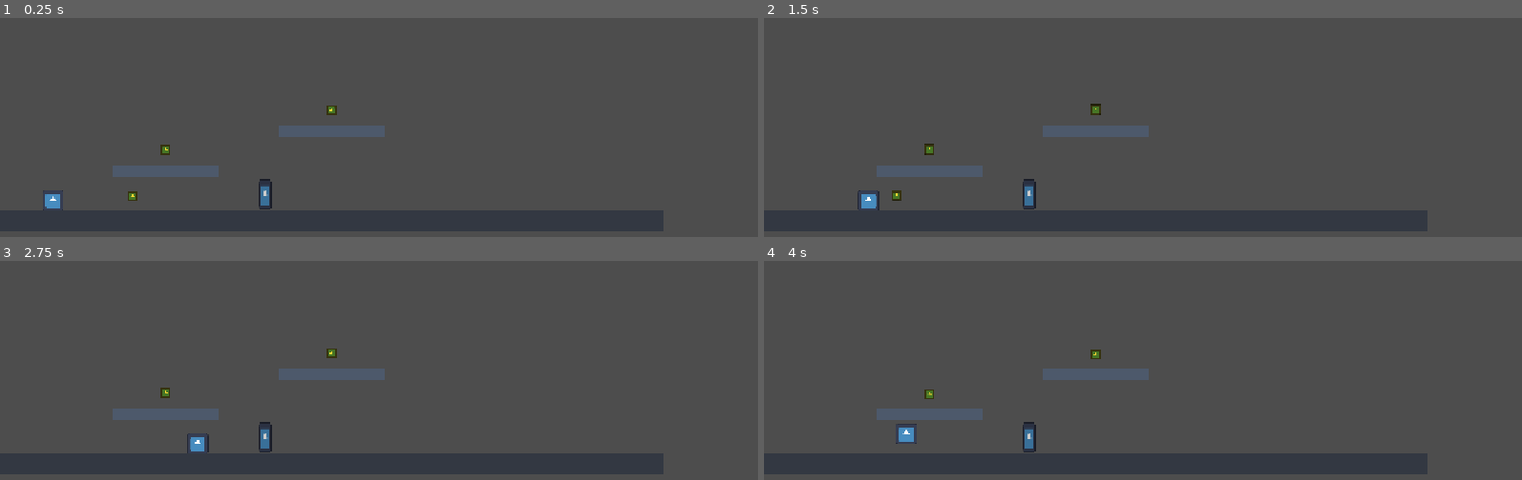
Above: before the commit, frames 1-4 (two rows, left to right).
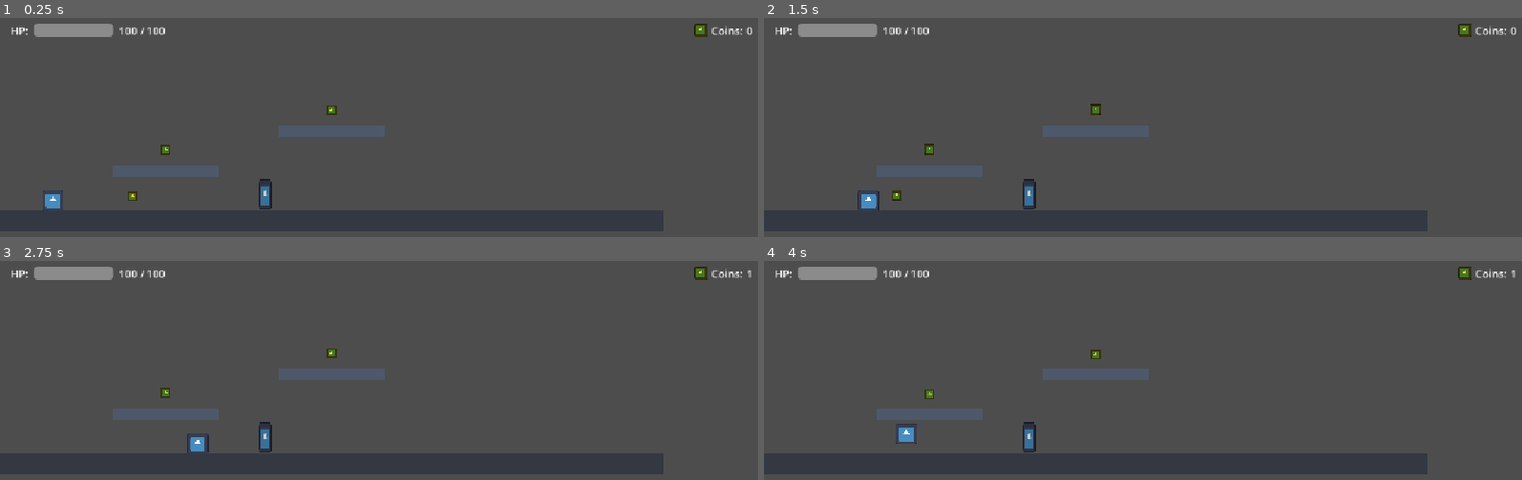
Above: after the commit, the same moments.

Repository: lennonalberto/game-core
Game: Godot game, scene res://scenes/levels/platformer_demo/platformer_demo.tscn
The game is run twice, just before and just after one commit, with the same random seed, the same clock (stepped at 60 frames per second) and the same inputs. The engine's default icon, where the game draws it, is replaced by a stand-in: a white triangle on a blue panel in a dark square.
Inputs (mouse positions are in pixels of both pictures, inside the frame that each line leads up to):
- Up to frame 1 (0.25 s): no input
- Up to frame 2 (1.5 s): tap Enter at 0.5 s; move the mouse to (1317, 204) at 0.52 s; hold D (move_right) 0.53-1.25 s; hold Shift 0.53-1.25 s; click (1317, 204) at 0.67 s; tap Space (jump) at 0.77 s; drag from (outside the picture) to (870, 164) at 1.27 s
- Up to frame 3 (2.75 s): tap Space (jump) at 2 s; move the mouse to (454, 374) at 2.02 s; hold D (move_right) from 2.03 s (still down); tap Ctrl at 2.1 s; click (454, 374) at 2.17 s
- Up to frame 4 (4 s): release D (move_right) at 2.75 s; drag from (outside the picture) to (930, 394) at 2.77 s; tap Enter at 3.5 s; move the mouse to (outside the picture) at 3.52 s; hold A (move_left) from 3.53 s (still down); tap H at 3.6 s; click (outside the picture) at 3.67 s; tap Space (jump) at 3.77 s

The runs differ from the first frame. In frame 1, 1.0% of the frame differs, in the area x 1-100%, y 2-9%; in frame 2, 1.0%; in frame 3, 1.0%; in frame 4, 1.0%.

Commit message:
feat(ui): implement reactive HUD overlay and EventBus integration
- Add `HUD` CanvasLayer scene and script (`scenes/ui/hud/`) subscribing reactively to `EventBus` signals for player health, coin accumulation, score, and checkpoint announcements without direct entity coupling.
- Emit `player_health_changed` on player `_ready()` to seed the HUD with starting health upon spawning.
- Instance the `HUD` overlay directly in `platformer_demo.tscn`.
- Add unit test suite in `tests/unit/test_hud.gd` covering initial state, reactive signal updates, level reset, and architectural decoupling.
- Update `PLAN.md` marking Item 8 complete.

Diff:
--- a/scenes/entities/player/player.gd
+++ b/scenes/entities/player/player.gd
@@ -38,6 +38,7 @@
 		hitbox_component.hit_received.connect(take_damage)
 
 	EventBus.player_spawned.emit(self)
+	EventBus.player_health_changed.emit(health, max_health)
 
 
 func _physics_process(delta: float) -> void:
--- a/scenes/levels/platformer_demo/platformer_demo.tscn
+++ b/scenes/levels/platformer_demo/platformer_demo.tscn
@@ -4,6 +4,7 @@
 [ext_resource type="PackedScene" path="res://scenes/entities/player/player.tscn" id="2_player"]
 [ext_resource type="PackedScene" path="res://scenes/entities/pickups/coin.tscn" id="3_coin"]
 [ext_resource type="PackedScene" path="res://scenes/entities/checkpoint/checkpoint.tscn" id="4_cp"]
+[ext_resource type="PackedScene" path="res://scenes/ui/hud/hud.tscn" id="5_hud"]
 
 [sub_resource type="RectangleShape2D" id="RectangleShape2D_floor"]
 size = Vector2(1000, 32)
@@ -82,3 +83,5 @@
 position = Vector2(400, 276)
 checkpoint_id = "cp_demo"
 save_id = "checkpoint_demo"
+
+[node name="HUD" parent="." instance=ExtResource("5_hud")]
--- /dev/null
+++ b/scenes/ui/hud/hud.gd
@@ -0,0 +1,121 @@
+class_name HUD
+extends CanvasLayer
+
+## In-game heads-up display overlay.
+##
+## Architectural Rule: UI is reactive, not authoritative. HUD displays state
+## received via EventBus signals (health, coins, score, checkpoints). It does NOT
+## hold a direct reference to the player, level, or save managers.
+
+@onready var health_bar: ProgressBar = %HealthBar
+@onready var health_label: Label = %HealthLabel
+@onready var coin_label: Label = %CoinLabel
+@onready var score_label: Label = %ScoreLabel
+@onready var checkpoint_banner: Label = %CheckpointBanner
+
+var coins: int = 0
+var score: int = 0
+var current_health: int = 100
+var max_health: int = 100
+
+var _banner_tween: Tween = null
+
+
+func _ready() -> void:
+	_connect_event_bus()
+	_update_health_display()
+	_update_coin_display()
+	_update_score_display()
+	if checkpoint_banner:
+		checkpoint_banner.visible = false
+
+
+func _connect_event_bus() -> void:
+	EventBus.player_health_changed.connect(_on_player_health_changed)
+	EventBus.coin_collected.connect(_on_coin_collected)
+	EventBus.score_changed.connect(_on_score_changed)
+	EventBus.checkpoint_reached.connect(_on_checkpoint_reached)
+	EventBus.level_started.connect(_on_level_started)
+
+
+# --- Event Handlers ---
+
+func _on_player_health_changed(current: int, max_hp: int) -> void:
+	current_health = current
+	max_health = max_hp
+	_update_health_display()
+
+
+func _on_coin_collected(amount: int) -> void:
+	coins += amount
+	_update_coin_display()
+
+
+func _on_score_changed(new_score: int) -> void:
+	score = new_score
+	_update_score_display()
+
+
+func _on_checkpoint_reached(_checkpoint_id: String, _position: Vector2) -> void:
+	_show_checkpoint_banner()
+
+
+func _on_level_started(_level_id: String) -> void:
+	coins = 0
+	score = 0
+	_update_coin_display()
+	_update_score_display()
+
+
+# --- Display Helpers ---
+
+func _update_health_display() -> void:
+	if health_bar:
+		health_bar.max_value = max_health
+		health_bar.value = current_health
+	if health_label:
+		health_label.text = "%d / %d" % [current_health, max_health]
+
+
+func _update_coin_display() -> void:
+	if coin_label:
+		coin_label.text = str(coins)
+
+
+func _update_score_display() -> void:
+	if score_label:
+		score_label.text = str(score)
+
+
+func _show_checkpoint_banner() -> void:
+	if checkpoint_banner == null:
+		return
+
+	if _banner_tween != null and _banner_tween.is_valid():
+		_banner_tween.kill()
+
+	checkpoint_banner.visible = true
+	checkpoint_banner.modulate.a = 1.0
+
+	_banner_tween = create_tween()
+	_banner_tween.tween_interval(1.5)
+	_banner_tween.tween_property(checkpoint_banner, "modulate:a", 0.0, 0.5)
+	_banner_tween.tween_callback(func(): checkpoint_banner.visible = false)
+
+
+# --- Public Query API (for verification and unit tests) ---
+
+func get_displayed_health() -> int:
+	return current_health
+
+
+func get_displayed_max_health() -> int:
+	return max_health
+
+
+func get_displayed_coins() -> int:
+	return coins
+
+
+func get_displayed_score() -> int:
+	return score
--- /dev/null
+++ b/scenes/ui/hud/hud.tscn
@@ -0,0 +1,103 @@
+[gd_scene load_steps=3 format=3]
+
+[ext_resource type="Script" path="res://scenes/ui/hud/hud.gd" id="1_hud"]
+[ext_resource type="Texture2D" path="res://icon.svg" id="2_icon"]
+
+[node name="HUD" type="CanvasLayer"]
+layer = 10
+script = ExtResource("1_hud")
+
+[node name="MarginContainer" type="MarginContainer" parent="."]
+anchors_preset = 15
+anchor_right = 1.0
+anchor_bottom = 1.0
+grow_horizontal = 2
+grow_vertical = 2
+mouse_filter = 2
+theme_override_constants/margin_left = 16
+theme_override_constants/margin_top = 16
+theme_override_constants/margin_right = 16
+theme_override_constants/margin_bottom = 16
+
+[node name="VBoxContainer" type="VBoxContainer" parent="MarginContainer"]
+layout_mode = 2
+mouse_filter = 2
+
+[node name="TopBar" type="HBoxContainer" parent="MarginContainer/VBoxContainer"]
+layout_mode = 2
+mouse_filter = 2
+
+[node name="HealthContainer" type="HBoxContainer" parent="MarginContainer/VBoxContainer/TopBar"]
+layout_mode = 2
+theme_override_constants/separation = 8
+
+[node name="HPTitle" type="Label" parent="MarginContainer/VBoxContainer/TopBar/HealthContainer"]
+layout_mode = 2
+text = "HP:"
+
+[node name="HealthBar" type="ProgressBar" parent="MarginContainer/VBoxContainer/TopBar/HealthContainer"]
+unique_name_in_owner = true
+custom_minimum_size = Vector2(120, 20)
+layout_mode = 2
+size_flags_vertical = 4
+max_value = 100.0
+value = 100.0
+show_percentage = false
+
+[node name="HealthLabel" type="Label" parent="MarginContainer/VBoxContainer/TopBar/HealthContainer"]
+unique_name_in_owner = true
+layout_mode = 2
+text = "100 / 100"
+
+[node name="Spacer" type="Control" parent="MarginContainer/VBoxContainer/TopBar"]
+layout_mode = 2
+size_flags_horizontal = 3
+mouse_filter = 2
+
+[node name="CoinsContainer" type="HBoxContainer" parent="MarginContainer/VBoxContainer/TopBar"]
+layout_mode = 2
+theme_override_constants/separation = 6
+
+[node name="CoinIcon" type="TextureRect" parent="MarginContainer/VBoxContainer/TopBar/CoinsContainer"]
+modulate = Color(1, 0.843137, 0.196078, 1)
+custom_minimum_size = Vector2(20, 20)
+layout_mode = 2
+size_flags_vertical = 4
+texture = ExtResource("2_icon")
+expand_mode = 1
+stretch_mode = 5
+
+[node name="CoinTitle" type="Label" parent="MarginContainer/VBoxContainer/TopBar/CoinsContainer"]
+layout_mode = 2
+text = "Coins:"
+
+[node name="CoinLabel" type="Label" parent="MarginContainer/VBoxContainer/TopBar/CoinsContainer"]
+unique_name_in_owner = true
+layout_mode = 2
+text = "0"
+
+[node name="ScoreContainer" type="HBoxContainer" parent="MarginContainer/VBoxContainer/TopBar"]
+visible = false
+layout_mode = 2
+
+[node name="ScoreTitle" type="Label" parent="MarginContainer/VBoxContainer/TopBar/ScoreContainer"]
+layout_mode = 2
+text = "Score:"
+
+[node name="ScoreLabel" type="Label" parent="MarginContainer/VBoxContainer/TopBar/ScoreContainer"]
+unique_name_in_owner = true
+layout_mode = 2
+text = "0"
+
+[node name="CenterContainer" type="CenterContainer" parent="MarginContainer/VBoxContainer"]
+layout_mode = 2
+size_flags_vertical = 3
+mouse_filter = 2
+
+[node name="CheckpointBanner" type="Label" parent="MarginContainer/VBoxContainer/CenterContainer"]
+unique_name_in_owner = true
+visible = false
+layout_mode = 2
+theme_override_colors/font_color = Color(0.3, 1, 0.4, 1)
+theme_override_font_sizes/font_size = 22
+text = "Checkpoint Saved!"
--- /dev/null
+++ b/tests/unit/test_hud.gd
@@ -0,0 +1,95 @@
+extends GutTest
+
+## Unit tests for reactive HUD overlay, EventBus decoupled updates, and display queries.
+
+const HUD_SCENE_PATH: String = "res://scenes/ui/hud/hud.tscn"
+
+
+func test_hud_scene_structure_and_initial_state() -> void:
+	var hud_scene: PackedScene = load(HUD_SCENE_PATH)
+	assert_not_null(hud_scene, "HUD scene should load successfully")
+
+	var hud: HUD = hud_scene.instantiate() as HUD
+	add_child_autofree(hud)
+
+	assert_not_null(hud.health_bar, "HUD should contain HealthBar")
+	assert_not_null(hud.health_label, "HUD should contain HealthLabel")
+	assert_not_null(hud.coin_label, "HUD should contain CoinLabel")
+	assert_not_null(hud.checkpoint_banner, "HUD should contain CheckpointBanner")
+
+	assert_eq(hud.get_displayed_health(), 100, "Initial displayed health should be 100")
+	assert_eq(hud.get_displayed_max_health(), 100, "Initial displayed max health should be 100")
+	assert_eq(hud.get_displayed_coins(), 0, "Initial displayed coins should be 0")
+	assert_false(hud.checkpoint_banner.visible, "Checkpoint banner should be hidden initially")
+
+
+func test_reactive_health_updates() -> void:
+	var hud_scene: PackedScene = load(HUD_SCENE_PATH)
+	var hud: HUD = hud_scene.instantiate() as HUD
+	add_child_autofree(hud)
+
+	EventBus.player_health_changed.emit(75, 100)
+	assert_eq(hud.get_displayed_health(), 75, "Health should reactively update to 75")
+	assert_eq(hud.health_bar.value, 75.0, "HealthBar value should match")
+	assert_eq(hud.health_label.text, "75 / 100", "HealthLabel text should display '75 / 100'")
+
+	# Update with modified max health
+	EventBus.player_health_changed.emit(40, 150)
+	assert_eq(hud.get_displayed_health(), 40, "Health should update to 40")
+	assert_eq(hud.get_displayed_max_health(), 150, "Max health should update to 150")
+	assert_eq(hud.health_bar.max_value, 150.0, "HealthBar max_value should update to 150")
+	assert_eq(hud.health_label.text, "40 / 150", "HealthLabel text should display '40 / 150'")
+
+
+func test_reactive_coin_and_score_updates() -> void:
+	var hud_scene: PackedScene = load(HUD_SCENE_PATH)
+	var hud: HUD = hud_scene.instantiate() as HUD
+	add_child_autofree(hud)
+
+	EventBus.coin_collected.emit(1)
+	assert_eq(hud.get_displayed_coins(), 1, "Coins should increment to 1")
+	assert_eq(hud.coin_label.text, "1", "CoinLabel should show '1'")
+
+	EventBus.coin_collected.emit(4)
+	assert_eq(hud.get_displayed_coins(), 5, "Coins should accumulate to 5")
+	assert_eq(hud.coin_label.text, "5", "CoinLabel should show '5'")
+
+	EventBus.score_changed.emit(350)
+	assert_eq(hud.get_displayed_score(), 350, "Score should update to 350")
+	assert_eq(hud.score_label.text, "350", "ScoreLabel should show '350'")
+
+
+func test_checkpoint_banner_visibility_on_signal() -> void:
+	var hud_scene: PackedScene = load(HUD_SCENE_PATH)
+	var hud: HUD = hud_scene.instantiate() as HUD
+	add_child_autofree(hud)
+
+	assert_false(hud.checkpoint_banner.visible, "Banner should start hidden")
+
+	EventBus.checkpoint_reached.emit("checkpoint_1", Vector2(200, 300))
+	assert_true(hud.checkpoint_banner.visible, "Banner should become visible upon checkpoint_reached")
+
+
+func test_level_started_resets_counters() -> void:
+	var hud_scene: PackedScene = load(HUD_SCENE_PATH)
+	var hud: HUD = hud_scene.instantiate() as HUD
+	add_child_autofree(hud)
+
+	EventBus.coin_collected.emit(3)
+	EventBus.score_changed.emit(100)
+	assert_eq(hud.get_displayed_coins(), 3)
+	assert_eq(hud.get_displayed_score(), 100)
+
+	EventBus.level_started.emit("new_level")
+	assert_eq(hud.get_displayed_coins(), 0, "Coins should reset on level_started")
+	assert_eq(hud.get_displayed_score(), 0, "Score should reset on level_started")
+	assert_eq(hud.coin_label.text, "0")
+
+
+func test_decoupling_no_direct_player_reference() -> void:
+	var hud_scene: PackedScene = load(HUD_SCENE_PATH)
+	var hud: HUD = hud_scene.instantiate() as HUD
+	add_child_autofree(hud)
+
+	assert_false("player" in hud, "HUD must not have an authoritative player reference")
+	assert_false("character" in hud, "HUD must not reference character directly")
Not shown, added: scenes/ui/hud/hud.gd.uid
Not shown, added: tests/unit/test_hud.gd.uid
Not shown, changed: PLAN.md
